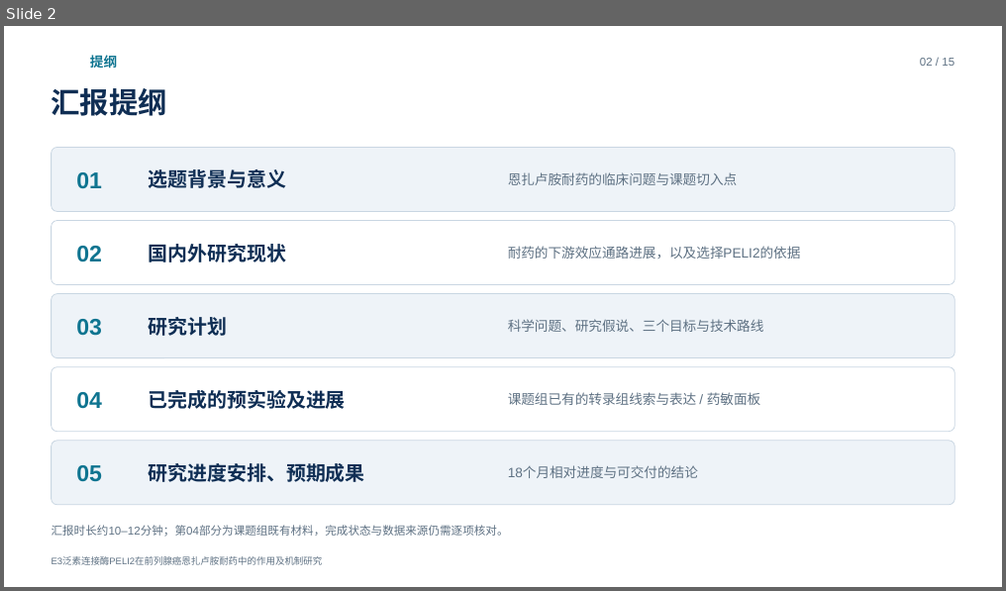
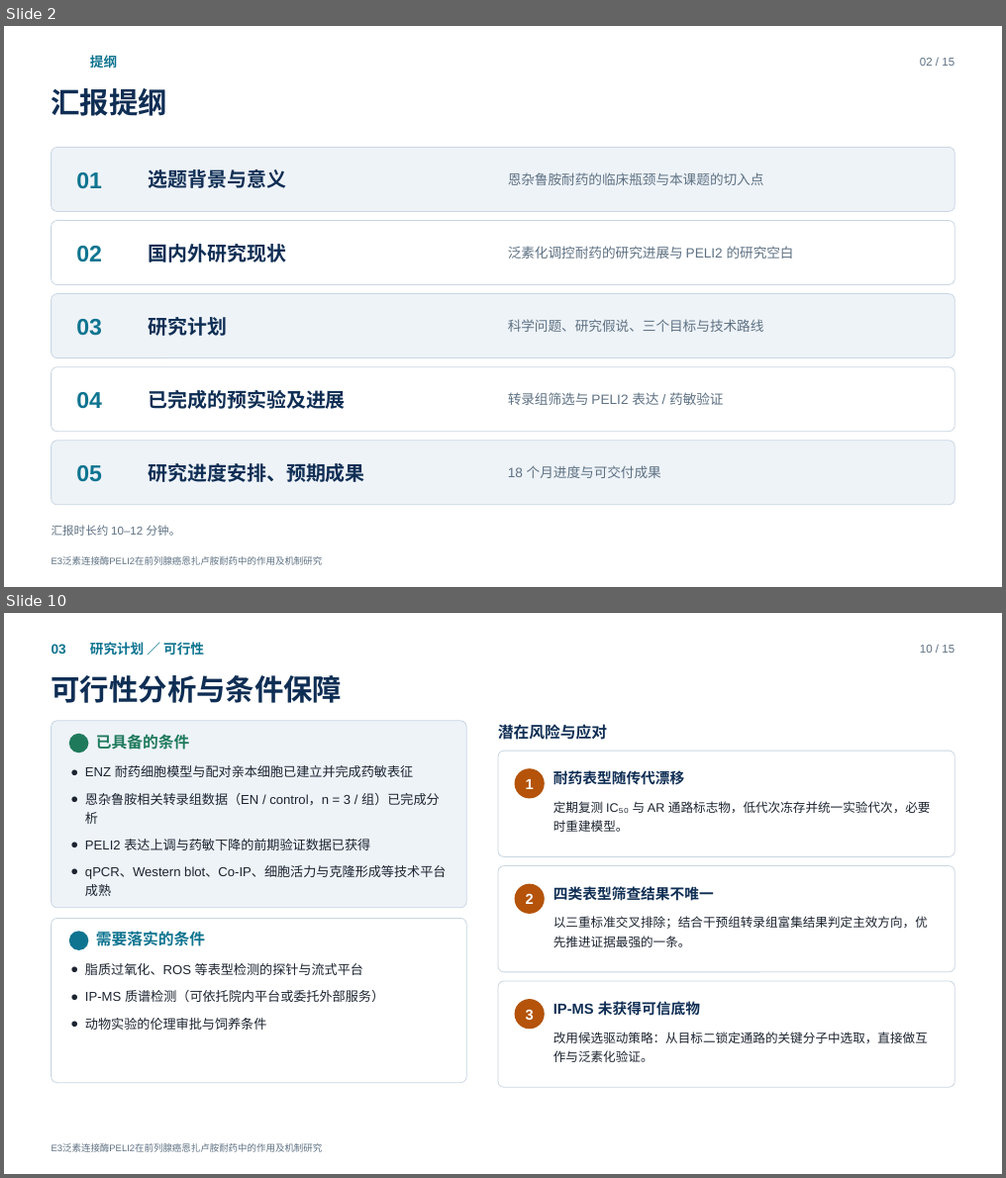
Before and after one commit to query11/test, a slide deck: PELI2开题/PELI2_开题报告.pptx. Shown one above the other, each under a label of ours: slide 2 before the commit, slides 2 and 10 after it; the slides between them are not shown. The pictures are 1006x591 and 1006x1178 pixels, drawn with LibreOffice and Linux fonts; fonts in the diff are those of the drawing. Boxes give left, top, right and bottom in pixels: in the first picture for what was removed or moved away, otherwise in the second. Text is boxed around its words. In the diff, an @@ line names an element or a change of style, - is before the commit and + after.

```diff
--- a/PELI2开题/PELI2_开题报告.pptx
+++ b/PELI2开题/PELI2_开题报告.pptx
@@ slide 10 added at [4, 613, 1002, 1174], background #FFFFFF; not listed: 1 template element that a slide beside it also shows @@
@@ text added at [90, 642, 204, 656], 13 pt, text #0E7490, bold @@
+研究计划 ／ 可行性
@@ text added at [52, 644, 66, 654], 13 pt, text #0E7490, bold @@
+03
@@ text added at [920, 645, 954, 653], 11 pt, text #5E7183 @@
+10 / 15
@@ text added at [52, 675, 343, 703], 28 pt, text #0F2E54, bold @@
+可行性分析与条件保障
@@ rounded rectangle added at [52, 721, 466, 908], fill #EEF3F8, outline #C9D6E2 0.75 pt @@
@@ text added at [498, 724, 607, 740], 15 pt, text #0F2E54, bold @@
+潜在风险与应对
@@ ellipse added at [69, 734, 88, 753], fill #1F7A5C @@
@@ text added at [96, 734, 189, 750], 15 pt, text #1F7A5C, bold @@
+已具备的条件
@@ rounded rectangle added at [498, 751, 954, 858], fill #FFFFFF, outline #C9D6E2 0.75 pt @@
@@ text added at [85, 765, 446, 896], 12.5 pt, text #1C2430 @@
+● ENZ 耐药细胞模型与配对亲本细胞已建立并完成药敏表征
+● 恩杂鲁胺相关转录组数据（EN / control，n = 3 / 组）已完成分析
+● PELI2 表达上调与药敏下降的前期验证数据已获得
+● qPCR、Western blot、Co-IP、细胞活力与克隆形成等技术平台成熟
@@ ellipse added at [515, 768, 545, 799], fill #B45309 @@
@@ text added at [526, 779, 534, 789], 14 pt, text #FFFFFF, bold @@
+1
@@ text added at [553, 770, 685, 784], 14 pt, text #0F2E54, bold @@
+耐药表型随传代漂移
@@ text added at [553, 801, 931, 832], 12 pt, text #1C2430 @@
+定期复测 IC₅₀ 与 AR 通路标志物，低代次冻存并统一实验代次，必要时重建模型。
@@ rounded rectangle added at [498, 866, 954, 972], fill #FFFFFF, outline #C9D6E2 0.75 pt @@
@@ ellipse added at [515, 884, 545, 914], fill #B45309 @@
@@ text added at [526, 893, 534, 904], 14 pt, text #FFFFFF, bold @@
+2
@@ text added at [553, 886, 714, 901], 14 pt, text #0F2E54, bold @@
+四类表型筛查结果不唯一
@@ rounded rectangle added at [52, 919, 466, 1083], fill #FFFFFF, outline #C9D6E2 0.75 pt @@
@@ ellipse added at [69, 931, 88, 951], fill #0E7490 @@
@@ text added at [96, 931, 205, 947], 15 pt, text #0E7490, bold @@
+需要落实的条件
@@ text added at [553, 916, 928, 948], 12 pt, text #1C2430 @@
+以三重标准交叉排除；结合干预组转录组富集结果判定主效方向，优先推进证据最强的一条。
@@ text added at [85, 963, 384, 1030], 12.5 pt, text #1C2430 @@
+● 脂质过氧化、ROS 等表型检测的探针与流式平台
+● IP-MS 质谱检测（可依托院内平台或委托外部服务）
+● 动物实验的伦理审批与饲养条件
@@ rounded rectangle added at [498, 981, 954, 1087], fill #FFFFFF, outline #C9D6E2 0.75 pt @@
@@ ellipse added at [515, 999, 545, 1029], fill #B45309 @@
@@ text added at [526, 1009, 534, 1020], 14 pt, text #FFFFFF, bold @@
+3
@@ text added at [553, 1001, 700, 1016], 14 pt, text #0F2E54, bold @@
+IP-MS 未获得可信底物
@@ text added at [553, 1032, 928, 1062], 12 pt, text #1C2430 @@
+改用候选驱动策略：从目标二锁定通路的关键分子中选取，直接做互作与泛素化验证。
@@ slide 2 changed as well @@
@@ text at [508, 173, 764, 185]: text changed @@
-恩扎卢胺耐药的临床问题与课题切入点
+恩杂鲁胺耐药的临床瓶颈与本课题的切入点
@@ text at [508, 246, 794, 259]: text changed @@
-耐药的下游效应通路进展，以及选择PELI2的依据
+泛素化调控耐药的研究进展与 PELI2 的研究空白
@@ text at [508, 392, 723, 405]: text changed @@
-课题组已有的转录组线索与表达 / 药敏面板
+转录组筛选与 PELI2 表达 / 药敏验证
@@ text at [508, 466, 661, 478]: text changed @@
-18个月相对进度与可交付的结论
+18 个月进度与可交付成果
@@ text at [52, 525, 181, 536]: text changed @@
-汇报时长约10–12分钟；第04部分为课题组既有材料，完成状态与数据来源仍需逐项核对。
+汇报时长约 10–12 分钟。
```
Also in this commit, not shown: 7 other slides changed, 6 other slides added, 7 slides removed, 2 other files.
